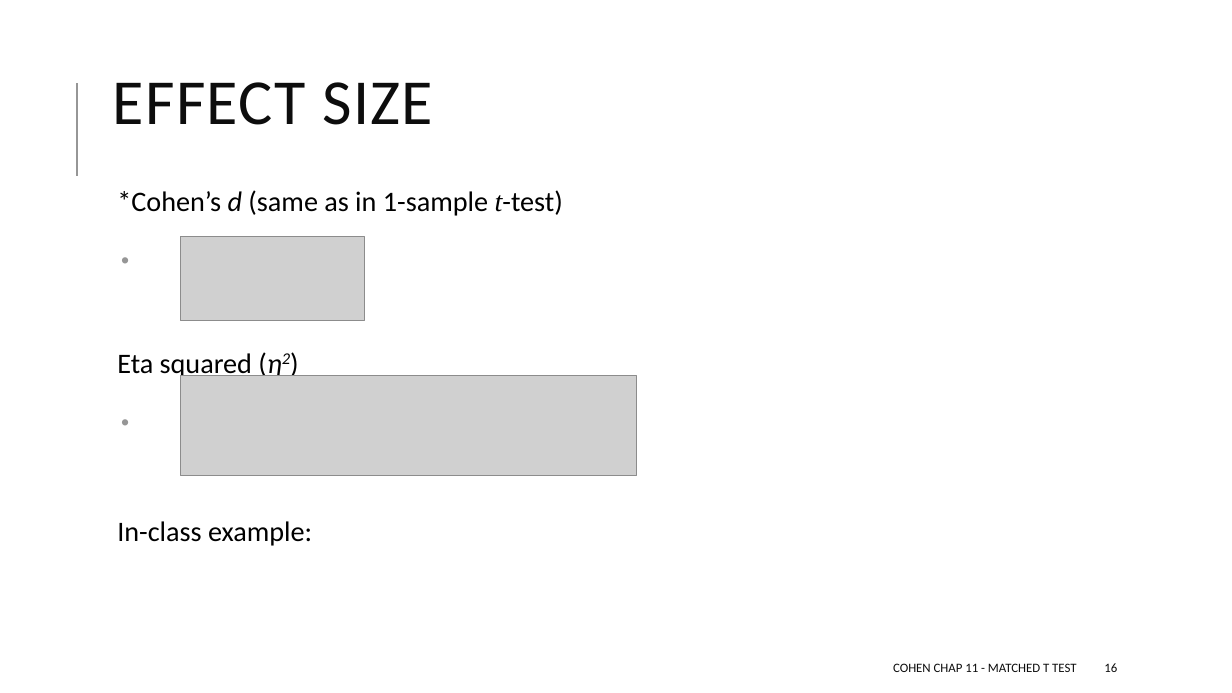
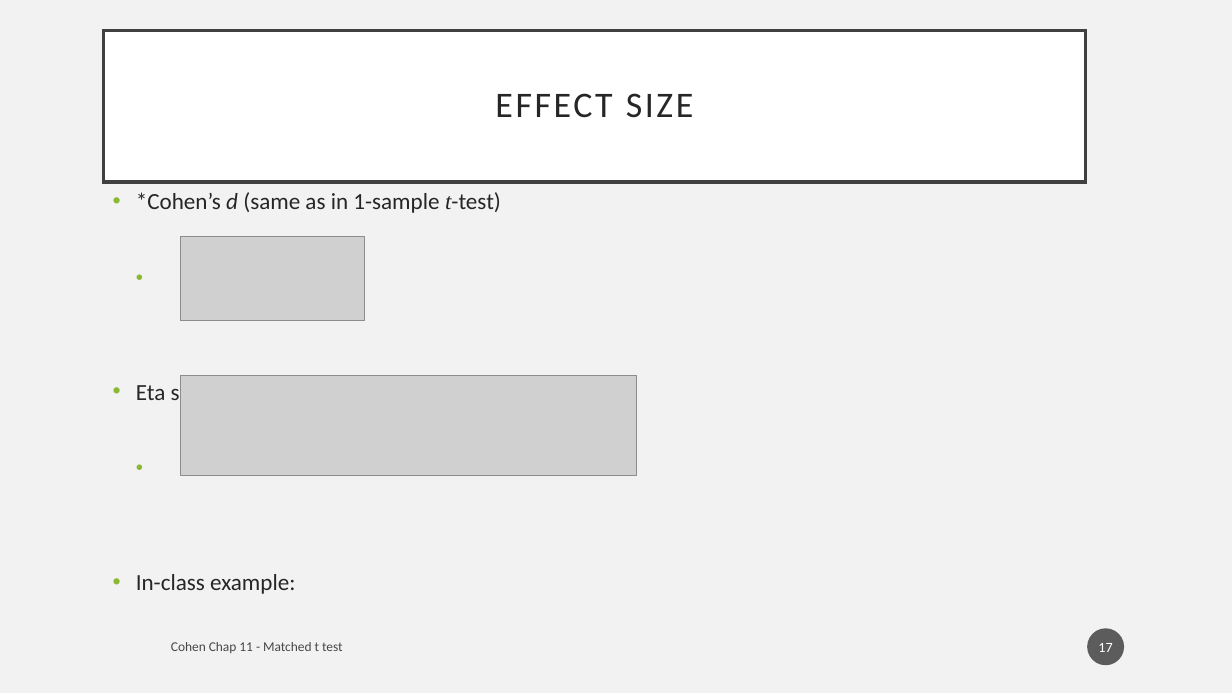
Before and after one commit to TysonStanley/EDUC-6600, a slide deck: slide 17 of old/Cohen chap 11 Matched t Test (screen).pptx (slide 16 before the commit). Drawn at 1232x693 pixels with LibreOffice and Linux fonts; fonts in the diff are those of the drawing; grey boxes stand for pictures. Boxes give left, top, right and bottom in pixels: in the first picture for what was removed or moved away, otherwise in the second. Text is boxed around its words. In the diff, an @@ line names an element or a change of style, - is before the commit and + after.

```diff
--- a/old/Cohen chap 11 Matched t Test (screen).pptx
+++ b/old/Cohen chap 11 Matched t Test (screen).pptx
@@ background #FFFFFF to #F2F2F2 @@
@@ title "EFFECT SIZE": place and size @@
-title "EFFECT SIZE" at bbox=[113, 82, 434, 125]
+title "EFFECT SIZE" at bbox=[104, 30, 1086, 182]
@@ title "EFFECT SIZE" at bbox=[104, 30, 1086, 182]: size 50 to 28 pt, text colour #0D0D0D to #262626, letter spacing 1 to 2 pt; alignment left to centre; line spacing 0.8 to 0.9; fill none to #FFFFFF; outline none to #404040 2.5 pt @@
@@ line removed from (77, 176) to (77, 83) @@
@@ text "*Cohen’s d (same as in ..." at bbox=[136, 192, 501, 594]: size 22 to 18 pt, text colour #000000 to #262626; bullet   to •; line spacing 0.9 to 1; less space between paragraphs; bullet colour #969696 to #8AB833 @@
@@ page number added at bbox=[1088, 628, 1125, 665], fill #1D1D1D at 70% opacity, 11 pt, text #FFFFFF @@
+17
@@ text at bbox=[171, 642, 343, 653]: text changed; size 10 to 10.5 pt; text colour #0D0D0D to #000000 at 70% opacity @@
-COHEN CHAP 11 - MATCHED T TEST
+Cohen Chap 11 - Matched t test
@@ page number removed at bbox=[1104, 663, 1117, 672] @@
-16
```
Also in this commit, not shown: 18 other slides changed, 1 slide added, 2 other files.
